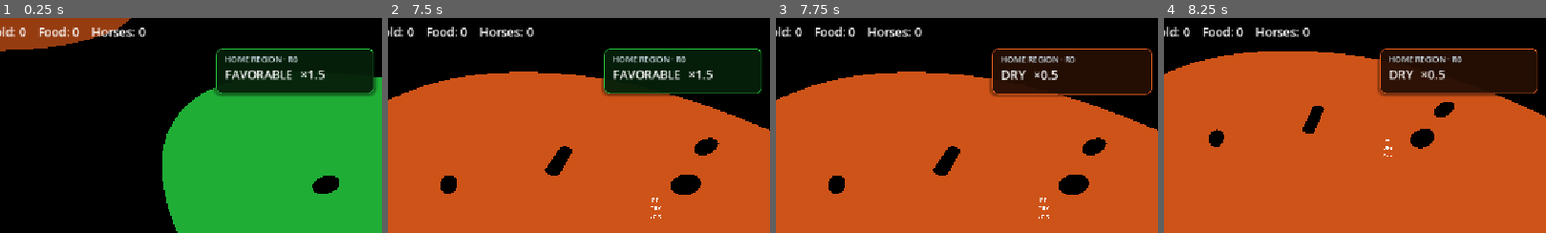
Above: before the commit, frames 1-4 (left to right).
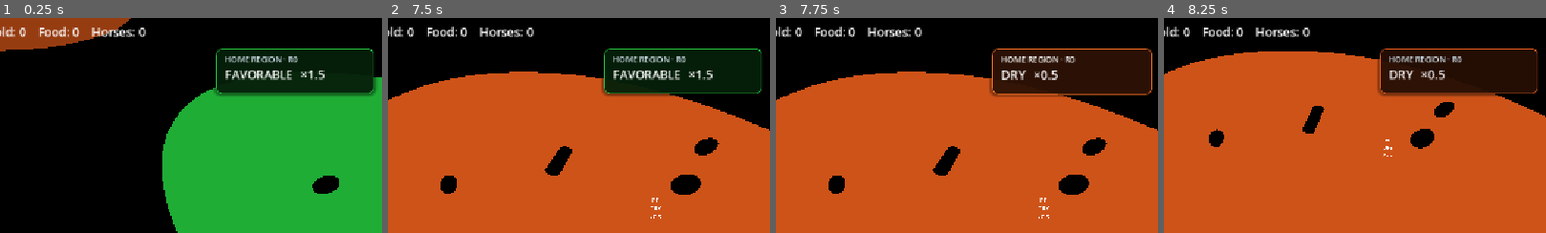
Above: after the commit, the same moments.

Repository: Ferrum-t/RTS-Game
Game: Godot game, scene res://Scenes/World/World.tscn
Same seed, same stepped clock (60 frames per second), same inputs: the game is played once before the commit and once after it.
Inputs (mouse positions are % of the whole screen's width and height, from its top left):
- Up to frame 1 (0.25 s): no input
- Up to frame 2 (7.5 s): tap Enter at 0.5 s; move the mouse to (72, 45) at 0.52 s; hold D (move_right) 0.53-1.25 s; tap C at 0.6 s; click (72, 45) at 0.67 s; drag from (30, 55) to (45, 70) at 1.27 s; move the mouse to (60, 28) at 2.02 s; hold D (move_right) 2.03-2.75 s; tap P at 2.1 s; drag from (45, 70) to (20, 35) at 2.77 s; move the mouse to (80, 65) at 3.52 s; hold Left (move_left) 3.53-4.25 s; tap U at 3.6 s; drag from (20, 35) to (35, 25) at 4.27 s; move the mouse to (55, 50) at 5.02 s; hold Down (move_back) 5.03-5.75 s; tap R at 5.1 s; click (55, 50) at 5.17 s; drag from (35, 25) to (30, 55) at 5.77 s; move the mouse to (72, 45) at 6.52 s; hold Up (move_forward) 6.53-7.25 s; tap M at 6.6 s; drag from (30, 55) to (45, 70) at 7.27 s
- Up to frame 3 (7.75 s): no input
- Up to frame 4 (8.25 s): move the mouse to (60, 28) at 8.02 s; hold Down (move_back) from 8.03 s (still down); tap C at 8.1 s
The pictures show only the part of the screen within x 50-100%, y 0-50%; the shares and areas given below are measured in that part.

Frames 1-2 are identical in both runs. In frame 3, 0.2% of the frame differs, in the area x 56-99%, y 14-35%; in frame 4, nothing differs.

Commit message:
Polish Climate Visual state-change feedback

Diff:
--- a/Scripts/UI/ClimateHomeHud.gd
+++ b/Scripts/UI/ClimateHomeHud.gd
@@ -174,8 +174,9 @@
 
 	var base_scale := scale
 	scale = base_scale * 1.04
-	modulate = Color(1.0, 1.0, 1.0, 1.0)
+	modulate = Color(1.6, 1.6, 1.6, 1.0)
 
 	_flash_tween = create_tween()
 	_flash_tween.set_trans(Tween.TRANS_QUAD).set_ease(Tween.EASE_OUT)
 	_flash_tween.tween_property(self, "scale", base_scale, FLASH_DURATION)
+	_flash_tween.parallel().tween_property(self, "modulate", Color(1.0, 1.0, 1.0, 1.0), FLASH_DURATION)
